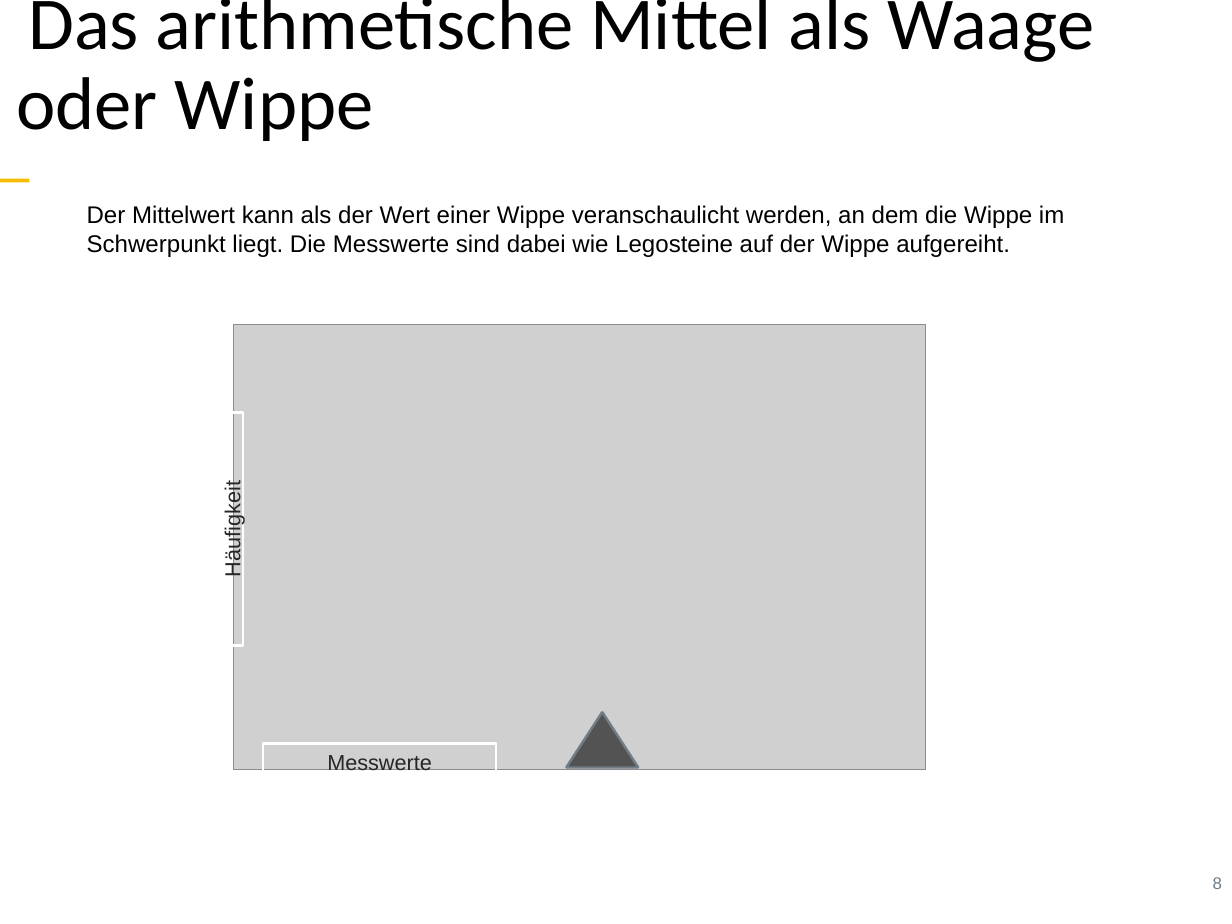
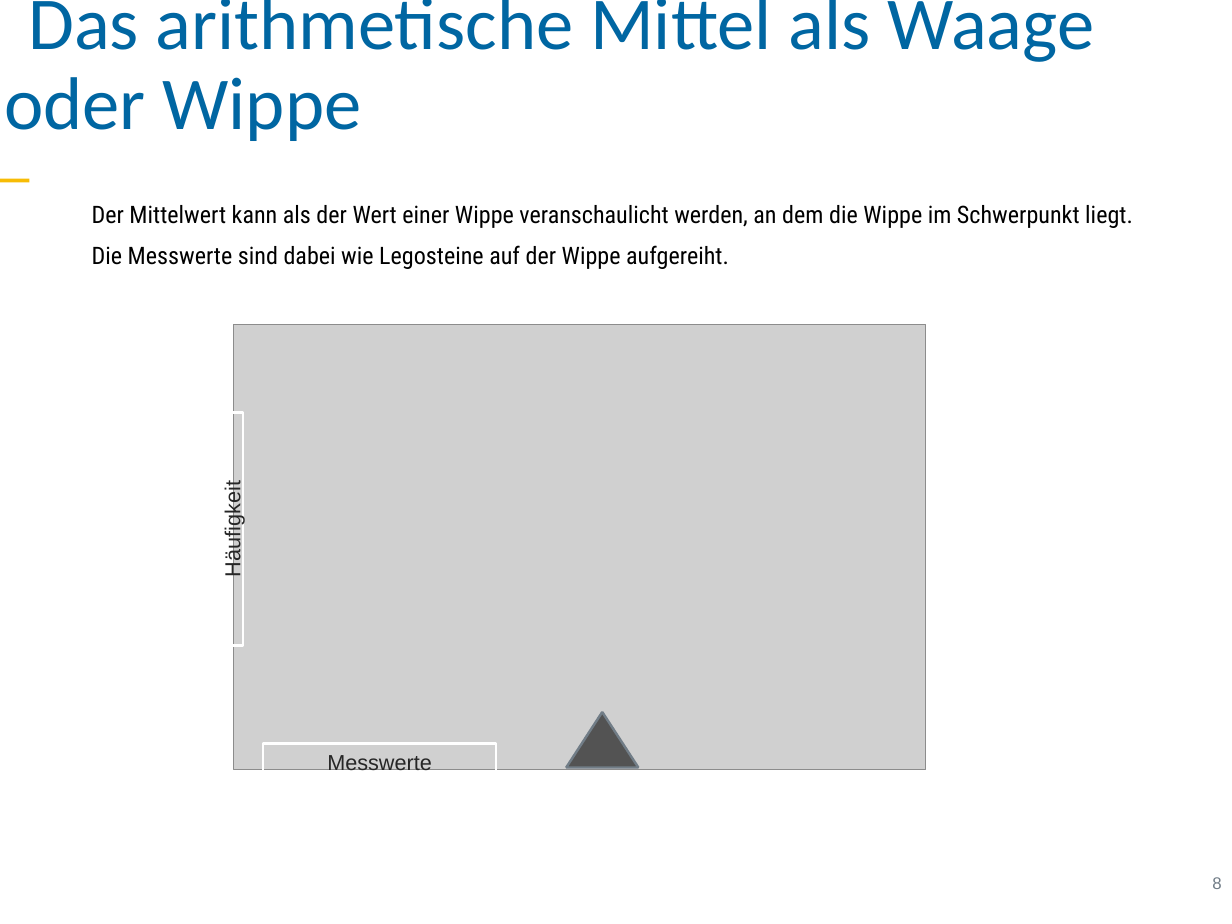
Before and after one commit to sebastiansauer/vorhersagemodellierung, a slide deck: slide 8 of Skript-Folien/QM1-Thema04.pptx. Drawn at 1232x924 pixels with LibreOffice and Linux fonts; fonts in the diff are those of the drawing; grey boxes stand for pictures. Boxes give left, top, right and bottom in pixels: in the first picture for what was removed or moved away, otherwise in the second. Text is boxed around its words. In the diff, an @@ line names an element or a change of style, - is before the commit and + after.

```diff
--- a/Skript-Folien/QM1-Thema04.pptx
+++ b/Skript-Folien/QM1-Thema04.pptx
@@ text "Das arithmetische Mittel als Waage ..." at (4,0,1094,141): indent changed @@
@@ text at (92,205,1133,269): text changed; font Arial to Roboto Condensed @@
-Der Mittelwert kann als der Wert einer Wippe veranschaulicht werden, an dem die Wippe im Schwerpunkt liegt. Die Messwerte sind dabei wie Legosteine auf der Wippe aufgereiht.
+Der Mittelwert kann als der Wert einer Wippe veranschaulicht werden, an dem die Wippe im Schwerpunkt liegt.
+Die Messwerte sind dabei wie Legosteine auf der Wippe aufgereiht.
```
Also in this commit, not shown: 36 other slides changed, 1 slide added, 1 slide removed, 2 other files.
